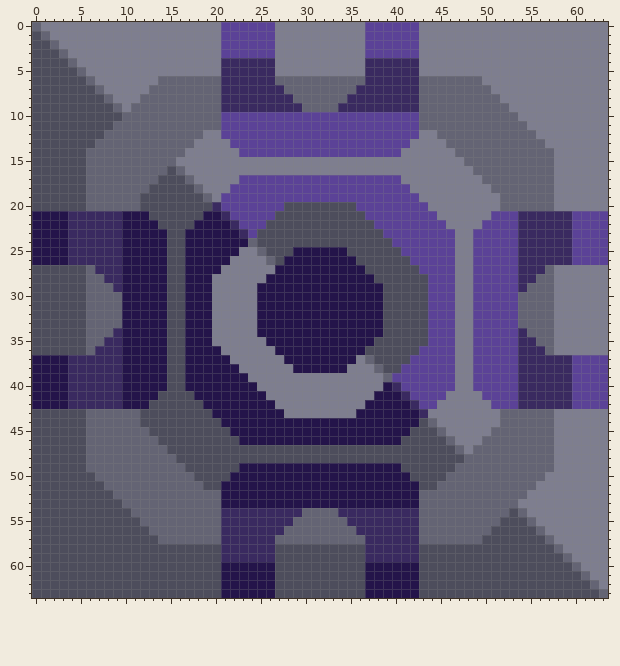
One commit to this pixel-art sprite: sprites/blocks/drills/droxium-separtor.png. The picture above was drawn from the file before the commit.
The file is 64x64 pixels.
And afterwards:
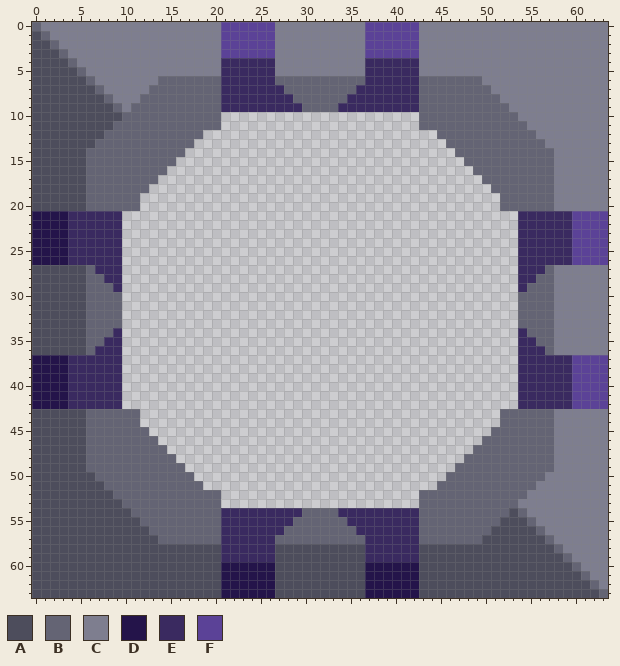
Palette (. is transparent): A #4d4d5c  B #646474  C #7e7e8f  D #24144a  E #3a2a60  F #5b4297
Difference:
y 10..11: x 21..42 FFFFFFFFFFFFFFFFFFFFFF -> ......................
y 12: x 19..44 CCFFFFFFFFFFFFFFFFFFFFFFCC -> ..........................
y 13: x 18..45 CCCCFFFFFFFFFFFFFFFFFFFFCCCC -> ............................
y 14: x 17..46 CCCCCCFFFFFFFFFFFFFFFFFFCCCCCC -> ..............................
y 15: x 16..47 CCCCCCCCCCCCCCCCCCCCCCCCCCCCCCCC -> ................................
y 16: x 15..48 ABCCCCCCCCCCCCCCCCCCCCCCCCCCCCCCCC -> ..................................
y 17: x 14..49 AAABCCCCCFFFFFFFFFFFFFFFFFFCCCCCCCCC -> ....................................
y 18: x 13..50 AAAAABCCCFFFFFFFFFFFFFFFFFFFFCCCCCCCCC -> ......................................
y 19: x 12..51 AAAAAAABCFFFFFFFFFFFFFFFFFFFFFFCCCCCCCCC -> ........................................
y 20: x 12..51 AAAAAAAAEFFFFFFFAAAAAAAAFFFFFFFFCCCCCCCC -> ........................................
y 21: x 10..53 DDDAAAAAADDEFFFFFAAAAAAAAAAFFFFFFFFCCCCCCFFF -> ............................................
y 22: x 10..53 DDDDAAAADDDDEFFFAAAAAAAAAAAAFFFFFFFFCCCCFFFF -> ............................................
y 23: x 10..53 DDDDDAADDDDDDEFAAAAAAAAAAAAAAFFFFFFFFCCFFFFF -> ............................................
y 24: x 10..53 DDDDDAADDDDDDDBAAAAAAAAAAAAAAAFFFFFFFCCFFFFF -> ............................................
y 25: x 10..53 DDDDDAADDDDDDCCBAAADDDDDDAAAAAAFFFFFFCCFFFFF -> ............................................
y 26: x 10..53 DDDDDAADDDDDCCCCBADDDDDDDDAAAAAAFFFFFCCFFFFF -> ............................................
y 27: x 10..53 DDDDDAADDDDCCCCCCDDDDDDDDDDAAAAAAFFFFCCFFFFF -> ............................................
y 28: x 10..53 DDDDDAADDDCCCCCCDDDDDDDDDDDDAAAAAAFFFCCFFFFF -> ............................................
y 29..34: x 10..53 DDDDDAADDDCCCCCDDDDDDDDDDDDDDAAAAAFFFCCFFFFF -> ............................................
y 35: x 10..53 DDDDDAADDDCCCCCCDDDDDDDDDDDDAAAAAAFFFCCFFFFF -> ............................................
y 36: x 10..53 DDDDDAADDDDCCCCCCDDDDDDDDDDAAAAAAFFFFCCFFFFF -> ............................................
y 37: x 10..53 DDDDDAADDDDDCCCCCCDDDDDDDDCBAAAAFFFFFCCFFFFF -> ............................................
y 38: x 10..53 DDDDDAADDDDDDCCCCCCDDDDDDCCCBAAFFFFFFCCFFFFF -> ............................................
y 39: x 10..53 DDDDDAADDDDDDDCCCCCCCCCCCCCCCBFFFFFFFCCFFFFF -> ............................................
y 40: x 10..53 DDDDDAADDDDDDDDCCCCCCCCCCCCCCDEFFFFFFCCFFFFF -> ............................................
y 41: x 10..53 DDDDAAAADDDDDDDDCCCCCCCCCCCCDDDEFFFFCCCCFFFF -> ............................................
y 42: x 10..53 DDDAAAAAADDDDDDDDCCCCCCCCCCDDDDDEFFCCCCCCFFF -> ............................................
y 43: x 12..51 AAAAAAAADDDDDDDDCCCCCCCCDDDDDDDECCCCCCCC -> ........................................
y 44: x 12..51 AAAAAAAAADDDDDDDDDDDDDDDDDDDDDDABCCCCCCC -> ........................................
y 45: x 13..50 AAAAAAAAADDDDDDDDDDDDDDDDDDDDAAABCCCCC -> ......................................
y 46: x 14..49 AAAAAAAAADDDDDDDDDDDDDDDDDDAAAAABCCC -> ....................................
y 47: x 15..48 AAAAAAAAAAAAAAAAAAAAAAAAAAAAAAAABC -> ..................................
y 48: x 16..47 AAAAAAAAAAAAAAAAAAAAAAAAAAAAAAAA -> ................................
y 49: x 17..46 AAAAAADDDDDDDDDDDDDDDDDDAAAAAA -> ..............................
y 50: x 18..45 AAAADDDDDDDDDDDDDDDDDDDDAAAA -> ............................
y 51: x 19..44 AADDDDDDDDDDDDDDDDDDDDDDAA -> ..........................
y 52..53: x 21..42 DDDDDDDDDDDDDDDDDDDDDD -> ......................
Boxes around the changes in both pictures, in picture pixels (x1, y1, x2, y2):
erased: (122, 112, 518, 508)
